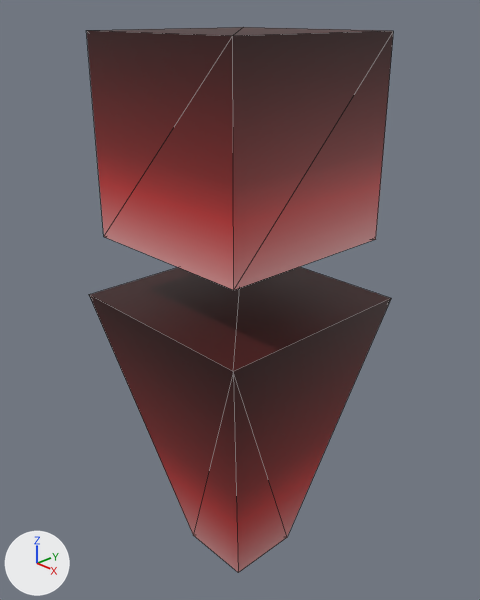
A saved change to the Blender file assets/sources/entity/blend/agent_wolf.blend.
Before and after are seen from a camera (50 mm lens) standing at (0.928, -0.871, 1.201) and looking at (-0.015, 0.017, 0.64). The axes (+X, +Y, +Z) are drawn at lower left. The lights are the same throughout. Mesh edges are drawn as thin lines.

Names of what the first picture shows: 'Agent'.
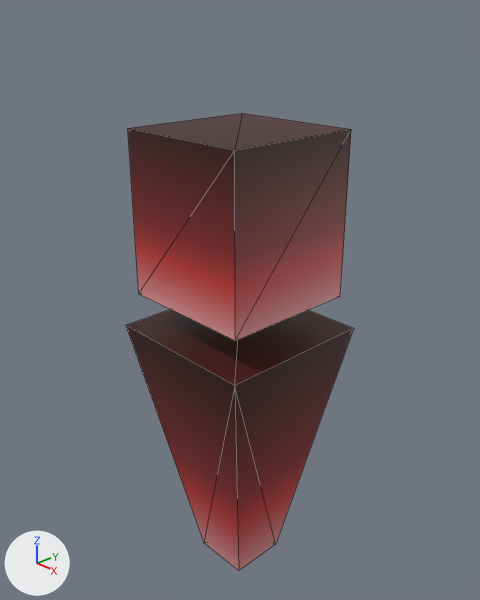
Where the change shows, as pixel boxes [x1, y1, x2, y2] in the pictures (480 x 600 px; the box of a moved part takes in the faces that stretch with it):
'Agent', reshaped (26% narrower, 16% shorter)
    before: [86, 27, 393, 573]
    after: [126, 113, 354, 571]
part 1 of me_cube, moved or reshaped
    before: [89, 267, 391, 573]
    after: [126, 310, 354, 571]
part 2 of me_cube, moved or reshaped
    before: [86, 27, 393, 290]
    after: [128, 113, 351, 341]

The change in detail:
me_cube has 16 vertices, 24 faces and spans x -0.221..0.223, y -0.222..0.221, z 0.023..1.17.
me_cube is used by ob_agent; location (0.0, 0.0, 0.0).
me_cube part 1: the loose piece of 8 vertices spanning x -0.221..0.223, y -0.222..0.221, z 0.023..0.659 is scaled about its middle by (0.769, 0.769, 0.927), then moved by (0.0, 0.0, -0.047).
me_cube part 2: the loose piece of 8 vertices spanning x -0.191..0.193, y -0.193..0.192, z 0.786..1.17 is scaled about its middle by (0.769, 0.769, 0.879), then moved by (0.0, 0.0, -0.147).
